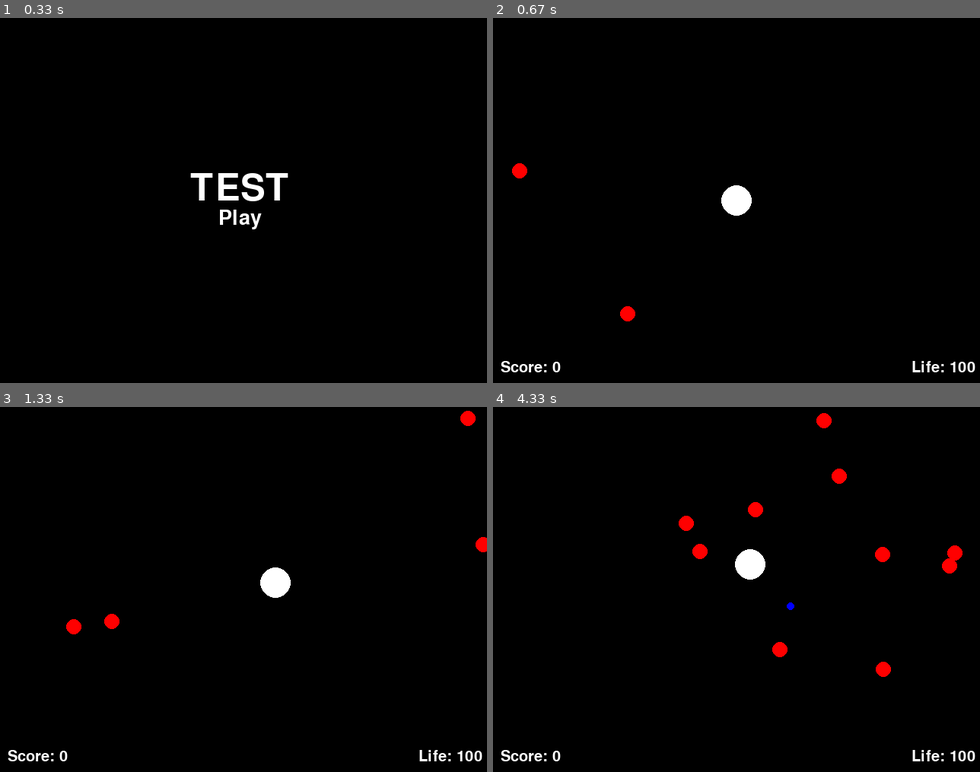
Above: before the commit, frames 1-4 (two rows, left to right).
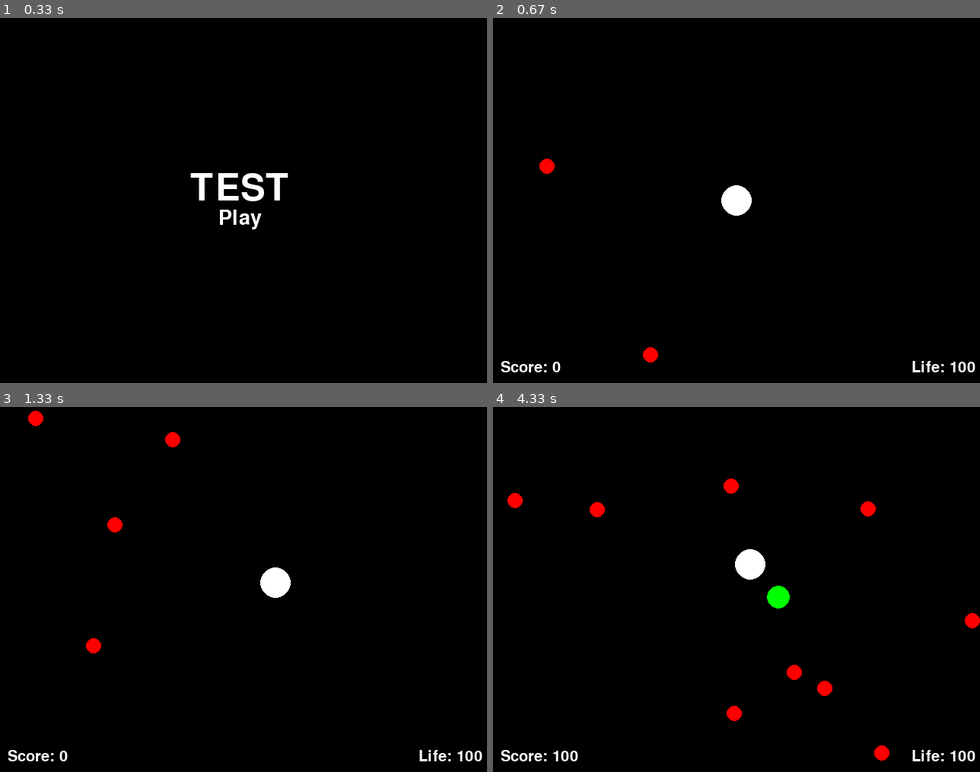
Above: after the commit, the same moments.

Repository: rodriguezg68/pygame-testing
Game: pygame game, started from test.py
Two runs of this game, one before a commit and one after it. Both use one fixed random seed, a clock stepped at 60 frames per second and the inputs below. The source is Python 2; it was converted automatically to run under Python 3.
Inputs (mouse positions are in pixels of both pictures, inside the frame that each line leads up to):
- Up to frame 1 (0.33 s): no input
- Up to frame 2 (0.67 s): click "Play" at 0.38 s
- Up to frame 3 (1.33 s): hold Right 0.67-1.13 s; move the mouse to (224, 604) at 0.7 s; hold Up from 1.17 s (still down)
- Up to frame 4 (4.33 s): release Up at 1.47 s; hold Right 1.5-1.97 s; hold Left 2-2.53 s; hold Down 2.57-2.87 s; hold Left 2.9-3.3 s; hold Up 3.33-3.7 s; click (916, 717) at 3.78 s; hold Right from 4.07 s (still down)

Frame 1 is identical in both runs. In frame 2, 0.4% of the frame differs, in the area x 3-34%, y 38-95%; in frame 3, 0.8%; in frame 4, 2.3%, in the area x 2-100%, y 1-98%.

Commit message:
Game restarts properly now.

Diff:
--- a/test.py
+++ b/test.py
@@ -65,6 +65,7 @@
     return [math.cos(ang), math.sin(ang)]
 
 def spawn_enemy():
+	random_array = [-5, -4, -3, -2, -1, 1, 2, 3, 4, 5]
 	if len(enemy_array) < 10:
 		rand_pos = [0, 0]
 		rand_vel = [0, 0]
@@ -73,7 +74,7 @@
 				rand_pos[index] = random.randrange(0, DIM[index])
 				if abs(rand_pos[index] - test.get_pos()[index]) > 20:
 					break
-			rand_vel[index] = random.randint(-5, 5)
+			rand_vel[index] = random.choice(random_array) + score_text.get_number() / 500
 		enemy_array.append(Circle(RED, rand_pos, rand_vel, 10, 0))
 
 def title_screen(window):
@@ -118,6 +119,9 @@
 	def change_radius(self, new_radius):
 		self.rad = new_radius
 
+	def change_pos(self, new_pos):
+		self.pos = new_pos
+
 	def get_pos(self):
 		return self.pos
 
@@ -229,6 +233,12 @@
 		if collisions <= 0:
 			life_text.change_number(0)
 			in_play = False
+			life_text.change_number(100)
+			score_text.change_number(0)
+			enemy_array = []
+			bullet_array = []
+			explosion_array = []
+			test.change_pos([DIM[0] / 2, DIM[1] / 2])
 		else:
 			life_text.change_number(collisions)
 
